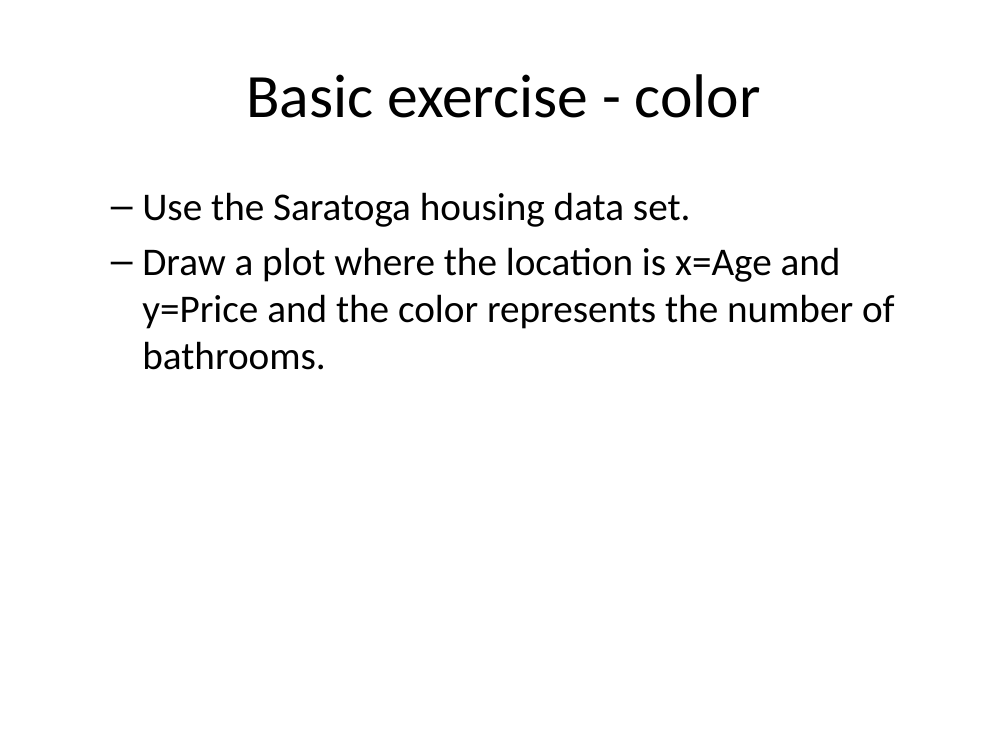
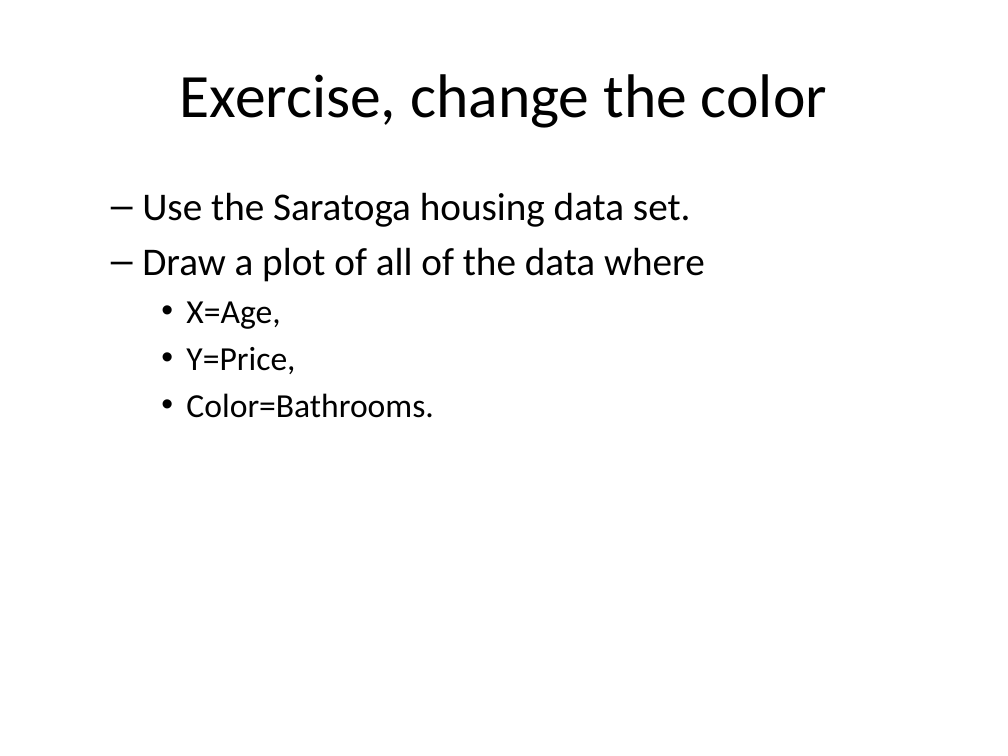
Before and after one commit to pmean/data-visualization, a slide deck: slide 34 of data-viz-01/component/fundamentals.pptx (slide 20 before the commit). Drawn at 1008x756 pixels with LibreOffice and Linux fonts; fonts in the diff are those of the drawing. Boxes give left, top, right and bottom in pixels: in the first picture for what was removed or moved away, otherwise in the second. Text is boxed around its words. In the diff, an @@ line names an element or a change of style, - is before the commit and + after.

Commit message:
Finalizing fundamentals in data-viz-01

```diff
--- a/data-viz-01/component/fundamentals.pptx
+++ b/data-viz-01/component/fundamentals.pptx
@@ title at <box>180,74,827,128</box>: text changed @@
-Basic exercise - color
+Exercise, change the color
@@ text at <box>142,247,705,418</box>: text changed; size 28 to 24 pt @@
-  – Draw a plot where the location is x=Age and y=Price and the color represents the number of bathrooms.
+  – Draw a plot of all of the data where
+    • X=Age,
+    • Y=Price,
+    • Color=Bathrooms.
```
Also in this commit, not shown: 15 other slides changed, 21 slides added, 1 slide removed, 13 other files.
